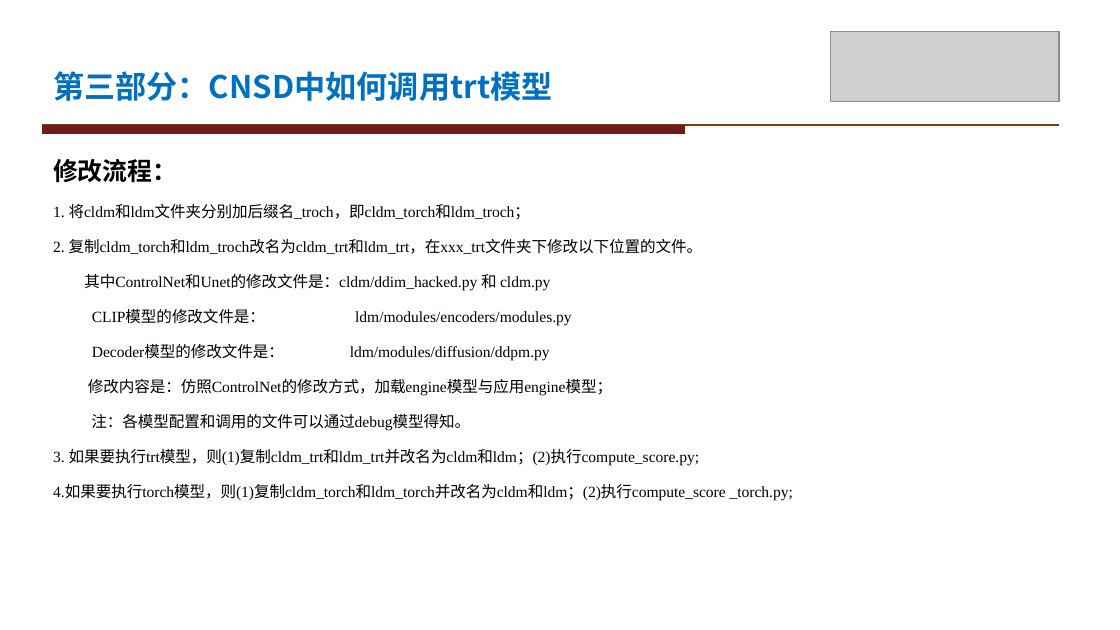
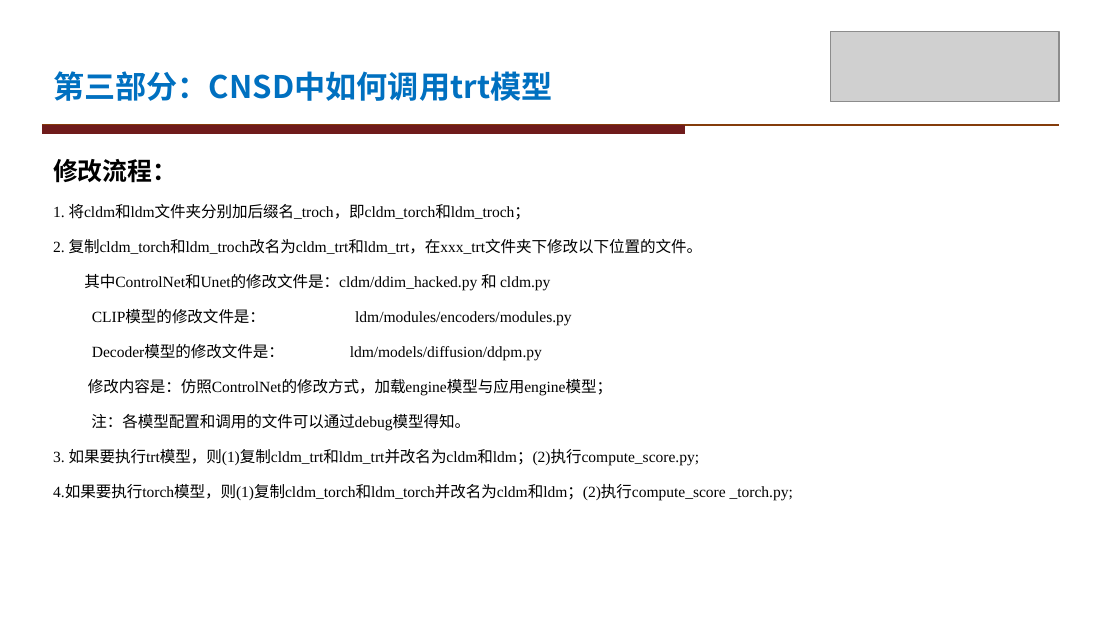
Before and after one commit to MarToonLi/StableDiffusionEO, a slide deck: slide 11 of course/work/20250130_第一次作业 v2.0.pptx. Drawn at 1120x630 pixels with LibreOffice and Linux fonts; fonts in the diff are those of the drawing; grey boxes stand for pictures. Boxes give left, top, right and bottom in pixels: in the first picture for what was removed or moved away, otherwise in the second. Text is boxed around its words. In the diff, an @@ line names an element or a change of style, - is before the commit and + after.

```diff
--- a/course/work/20250130_第一次作业 v2.0.pptx
+++ b/course/work/20250130_第一次作业 v2.0.pptx
@@ text at (92,345,542,361): text changed @@
-Decoder模型的修改文件是： ldm/modules/diffusion/ddpm.py
+Decoder模型的修改文件是： ldm/models/diffusion/ddpm.py
```
Also in this commit, not shown: 1 other file.
